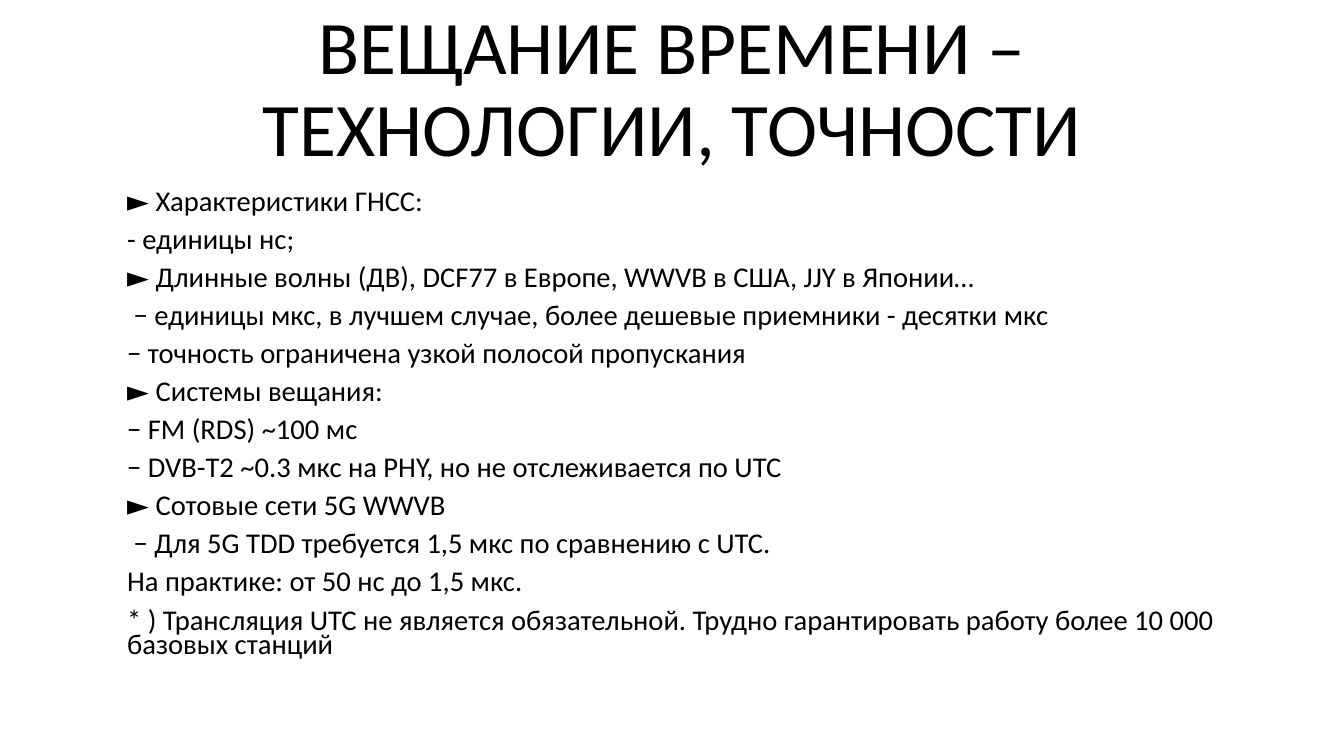
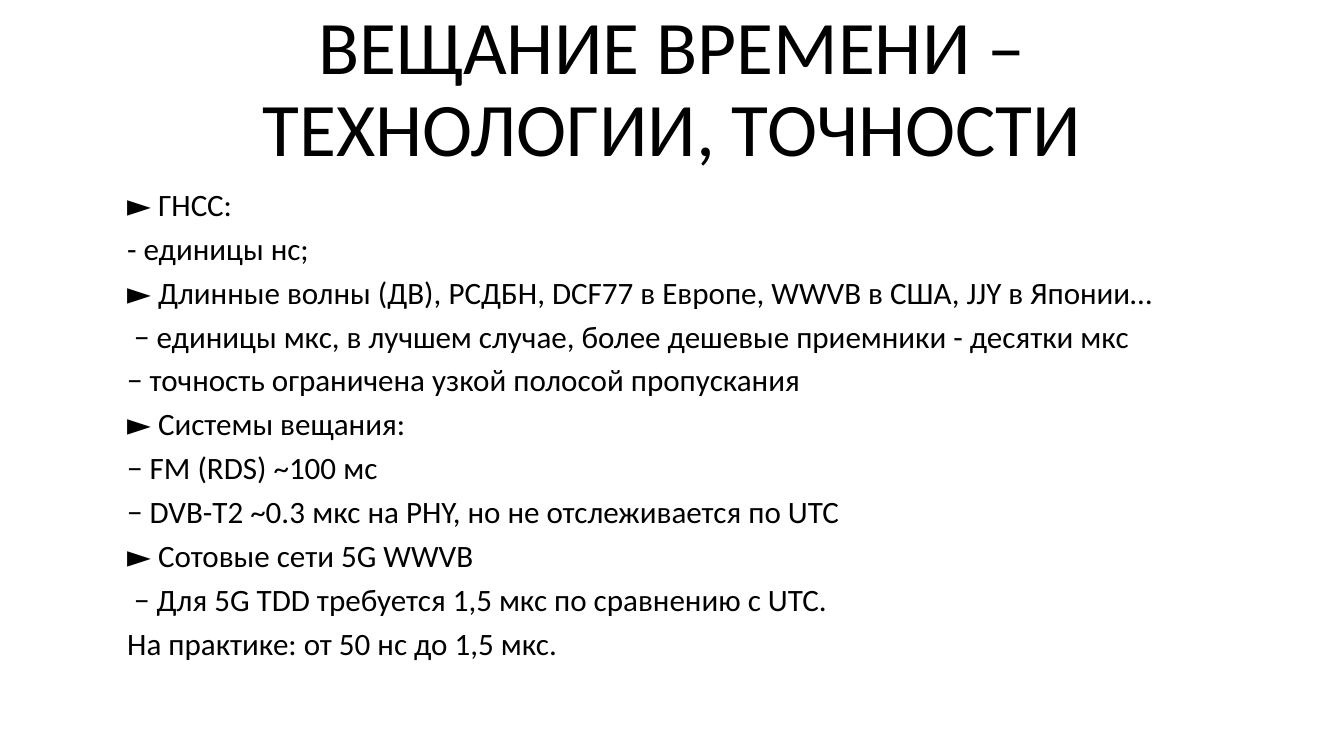
Before and after one commit to SiwaNetwork/QUANTUM, a slide deck: slide 3 of Time-Card/ДОКУМЕНТЫ/ТИПОГРАФИЯ/PNT НА ОСНОВЕ 5G и ТВ.pptx. Drawn at 1344x756 pixels with LibreOffice and Linux fonts; fonts in the diff are those of the drawing. Boxes give left, top, right and bottom in pixels: in the first picture for what was removed or moved away, otherwise in the second. Text is boxed around its words. In the diff, an @@ line names an element or a change of style, - is before the commit and + after.

```diff
--- a/Time-Card/ДОКУМЕНТЫ/ТИПОГРАФИЯ/PNT НА ОСНОВЕ 5G и ТВ.pptx
+++ b/Time-Card/ДОКУМЕНТЫ/ТИПОГРАФИЯ/PNT НА ОСНОВЕ 5G и ТВ.pptx
@@ subtitle at [158,196,232,217]: text changed; size 20.4 to 22.2 pt @@
-► Характеристики ГНСС:
+► ГНСС:
@@ subtitle at [127,245,1128,660]: size 20.4 to 22.2 pt in "- единицы нс;", "− единицы мкс, в лучшем случае, более ...", "− точность ограничена узкой полосой пропускания", "► Системы вещания:" and 5 more places; line spacing 0.7 to 0.8 @@
@@ subtitle at [158,281,1151,309]: text changed; size 20.4 to 22.2 pt @@
-► Длинные волны (ДВ), DCF77 в Европе, WWVB в США, JJY в Японии…
+► Длинные волны (ДВ), РСДБН, DCF77 в Европе, WWVB в США, JJY в Японии…
@@ subtitle at [127,610,1213,659]: paragraph removed @@
-* ) Трансляция UTC не является обязательной. Трудно гарантировать работу более 10 000 базовых станций
```
Also in this commit, not shown: 6 other slides changed, 1 slide removed, 2 other files.
